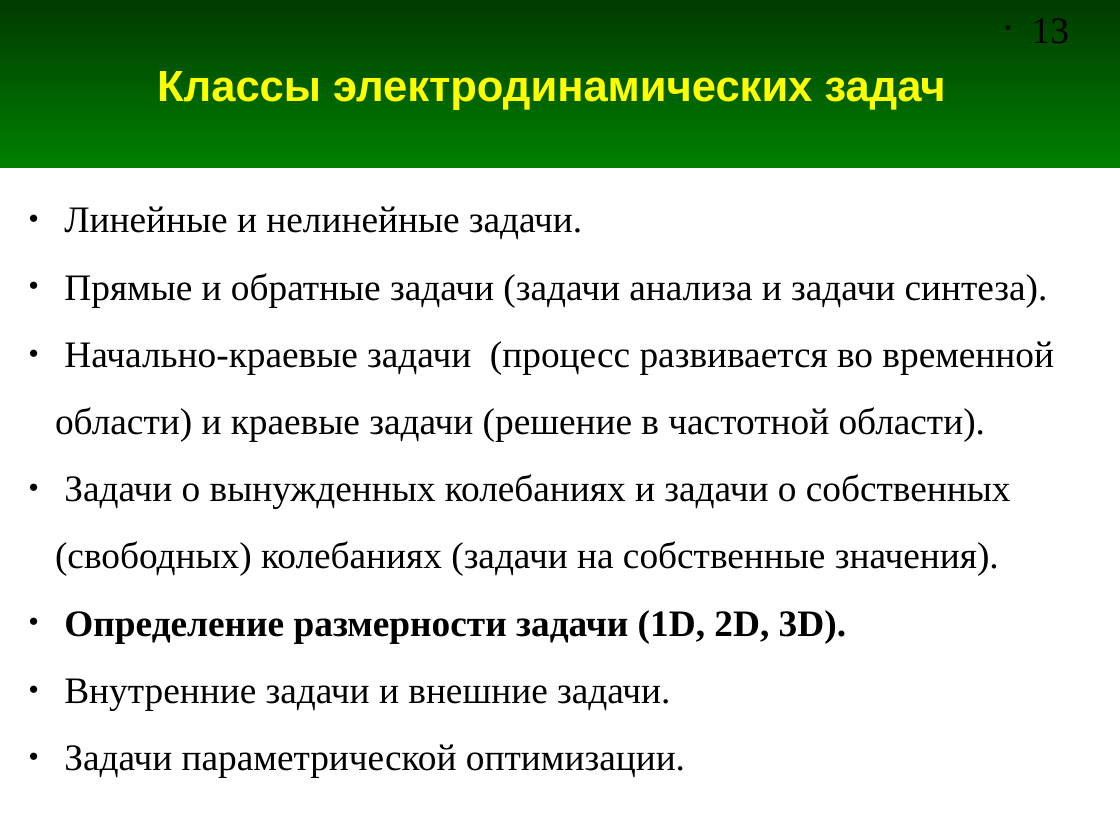
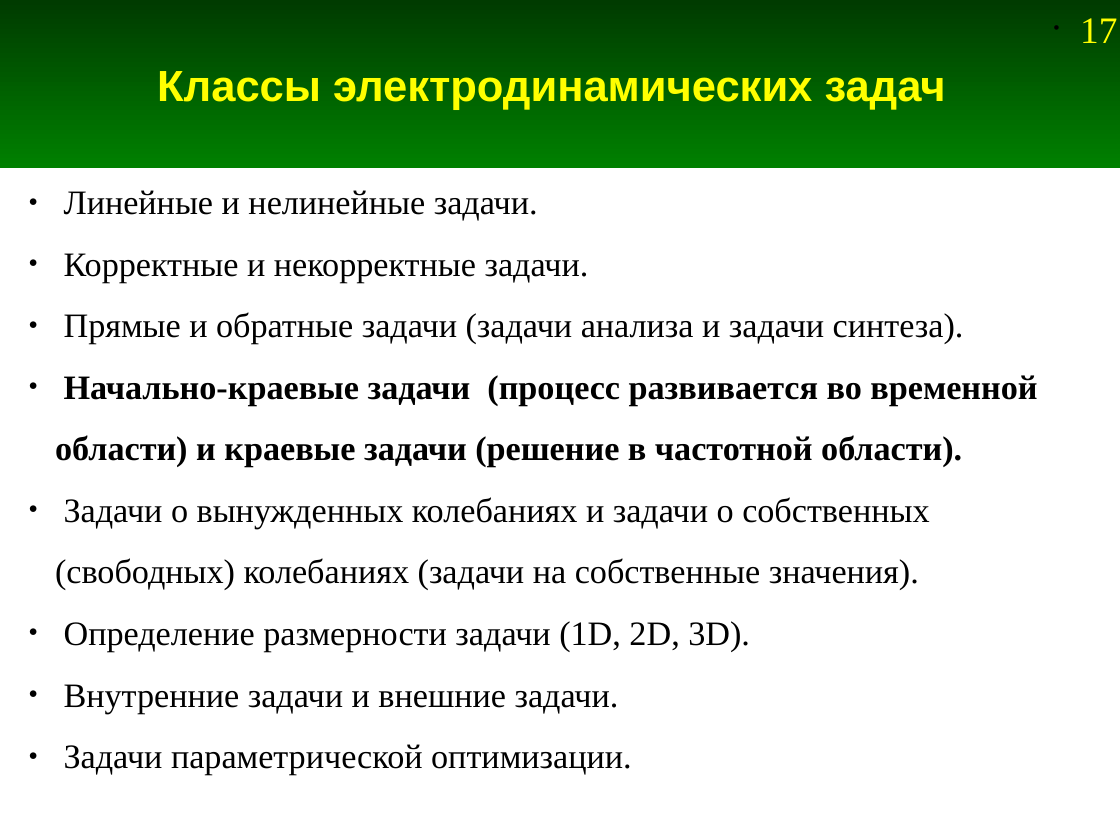
Before and after one commit to andris0147sv/modelling, a slide deck: slide 17 of presentations/1. Problem Statement.odp (slide 13 before the commit). Drawn at 1120x840 pixels with LibreOffice and Linux fonts; fonts in the diff are those of the drawing. Boxes give left, top, right and bottom in pixels: in the first picture for what was removed or moved away, otherwise in the second. Text is boxed around its words. In the diff, an @@ line names an element or a change of style, - is before the commit and + after.

```diff
--- a/presentations/1. Problem Statement.odp
+++ b/presentations/1. Problem Statement.odp
@@ page number removed at bbox=[1032, 18, 1069, 43] @@
-• 13
@@ page number added at bbox=[1080, 18, 1117, 43], 24 pt, text #FFFF00 @@
+• 17
@@ text "Линейные и нелинейные задачи.": place and size @@
-text "Линейные и нелинейные задачи." at bbox=[55, 206, 1054, 777]
+text "Линейные и нелинейные задачи." at bbox=[55, 190, 1037, 775]
@@ text at bbox=[55, 190, 1037, 775]: size 24 to 22 pt; bold on in "Начально-краевые задачи (процесс развивается во временной об ..."; bold off in "Определение размерности задачи (1D, 2D, 3D)." @@
@@ text at bbox=[64, 253, 589, 283]: paragraph added @@
+● Корректные и некорректные задачи.
```
Also in this commit, not shown: 42 other slides changed, 7 slides added, 4 other files.
